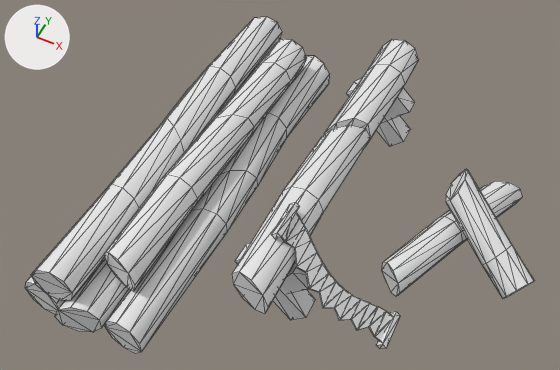
The glTF model src/assets/glb/kits/pirate/environment/Sawmill.glb: old version first, new version second.
Camera for both pictures: a 50 mm camera at (160.0, -219.0, 298.0) aimed at (51.0, -2.0, 26.0). Lighting does not change. The marker at upper left points along +X, +Y and +Z. The picture after the commit comes second. Mesh edges are drawn as thin lines. Where no turn or scale is listed for an object, it has been applied to the vertices.

In view in the first picture: 'Environment_Sawmill'.
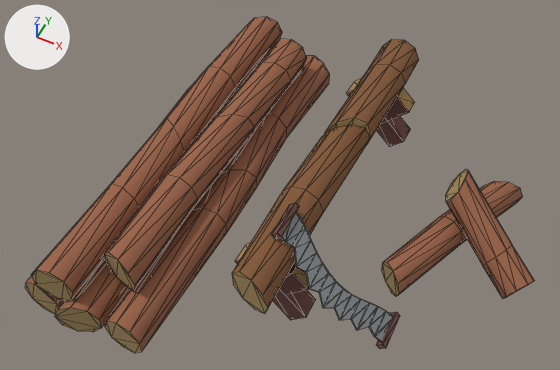
The newer file is also rescaled (x0.01) as a whole; pictures and numbers use the older file's frame.

Changed parts and their boxes [x1, y1, x2, y2] in the pictures (560 x 370 px):
'Environment_Sawmill', surface changed (white to brown): [25, 17, 535, 353] in both

What changed in the scene script:
```text
Add img_atlas_pirate:
    img_atlas_pirate = load_image('Atlas_Pirate', '_unpacked/Atlas_Pirate', 32, 32, 'sRGB')
Change mat_atlas:
    remove mat_atlas.base_color = (0.8, 0.8, 0.8)  # white #e7e7e7
    add mat_atlas.texture = img_atlas_pirate
    mat_atlas.roughness: 0.553 -> 1.0
```
